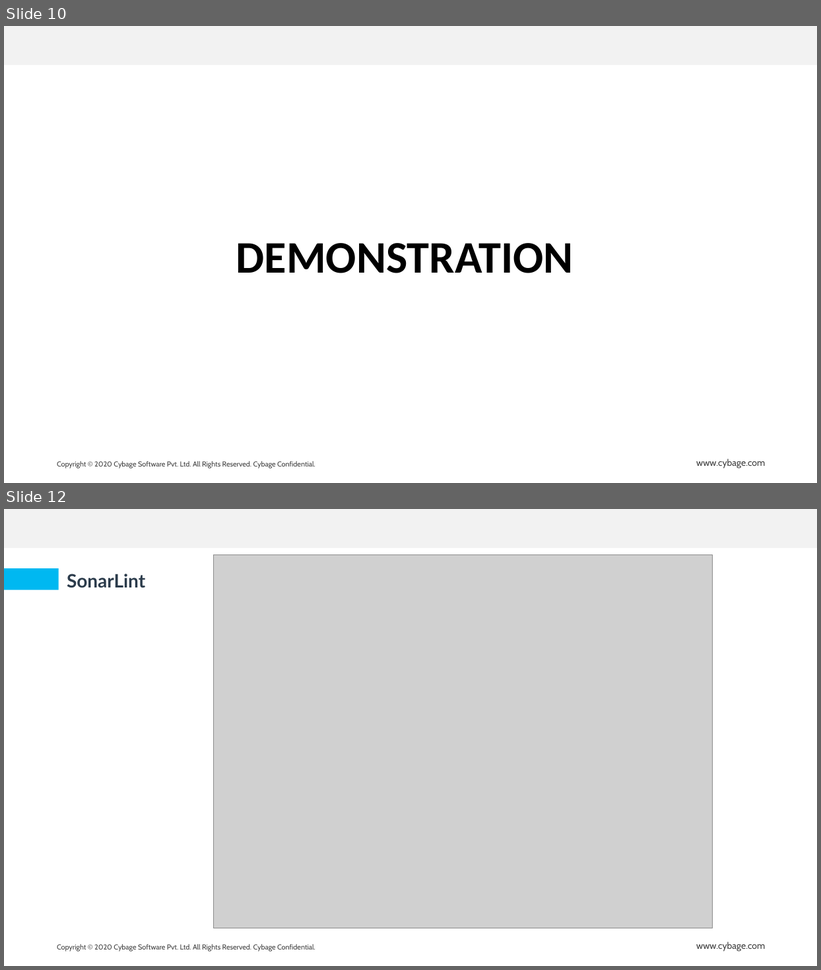
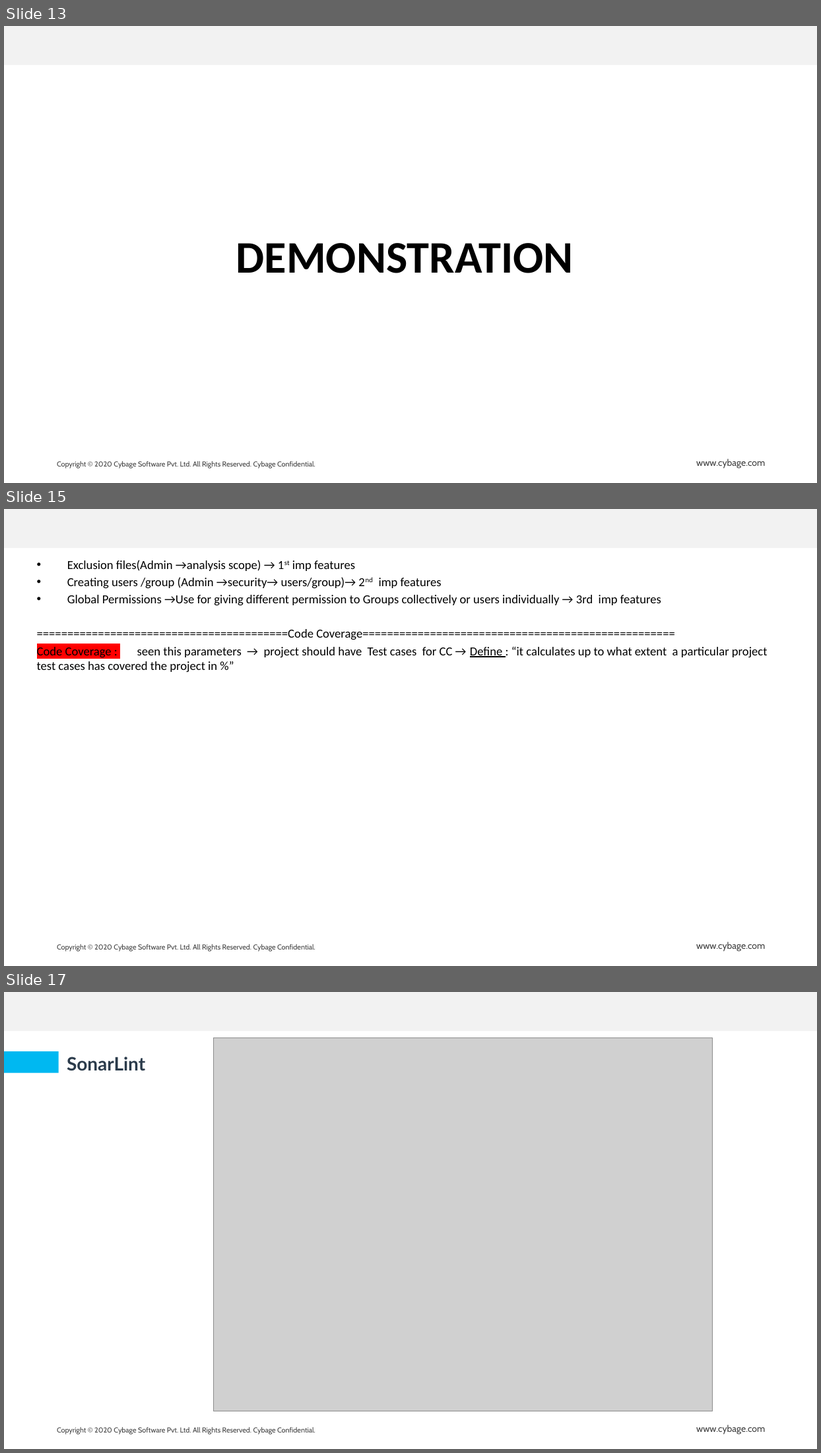
Before and after one commit to abcruturaj/Snyk_Docx, a slide deck: SonarQube.pptx. Shown one above the other, each under a label of ours: slides 10 and 12 before the commit, slides 13, 15 and 17 after it; the slides between them are not shown. The pictures are 821x970 and 821x1453 pixels, drawn with LibreOffice and Linux fonts; fonts in the diff are those of the drawing; grey boxes stand for pictures; background and template pictures are left out. Boxes give left, top, right and bottom in pixels: in the first picture for what was removed or moved away, otherwise in the second. Text is boxed around its words. In the diff, an @@ line names an element or a change of style, - is before the commit and + after.

```diff
--- a/SonarQube.pptx
+++ b/SonarQube.pptx
@@ slide 15 added at (x1=4, y1=509, x2=817, y2=966), background #FFFFFF; not listed: 3 template elements that a slide beside it also shows @@
@@ text added at (x1=37, y1=560, x2=768, y2=673), 12 pt, text #000000 @@
+• Exclusion files(Admin →analysis scope) → 1st imp features
+• Creating users /group (Admin →security→ users/group)→ 2nd imp features
+• Global Permissions →Use for giving different permission to Groups collectively or users individually → 3rd imp features
+=========================================Code Coverage===================================================
+Code Coverage : seen this parameters → project should have Test cases for CC → Define : “it calculates up to what extent a particular project test cases has covered the project in %”
@@ what was slide 10 is now slide 13 @@
@@ what was slide 12 is now slide 17 @@
```
Also in this commit, not shown: 7 slides changed, 5 other slides added, 1 slide removed, 2 other files.
